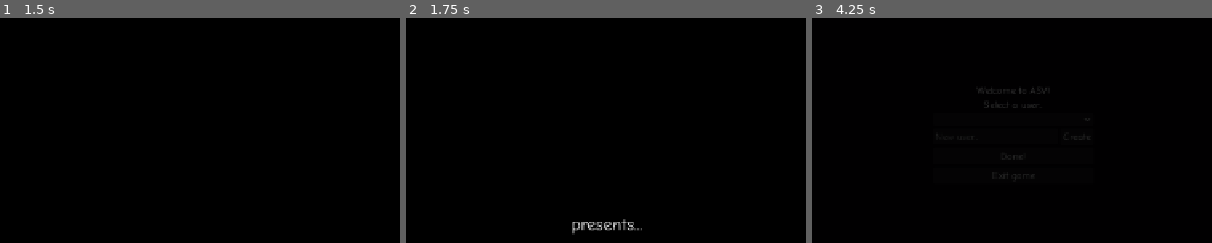
Above: before the commit, frames 1-3 (left to right).
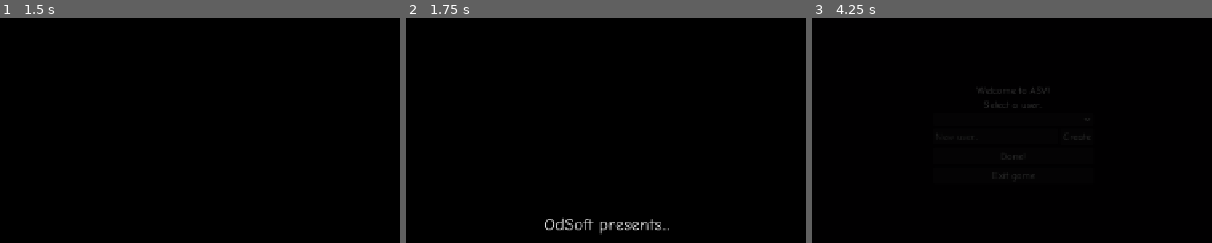
Above: after the commit, the same moments.

Repository: odsoft/AwesomeStickmanVenture
Game: Godot game, scene res://Scenes/lewding.tscn
Two runs of this game, one before a commit and one after it. Both use one fixed random seed, a clock stepped at 60 frames per second and the inputs below.
Inputs:
- Up to frame 1 (1.5 s): tap Enter (menu_accept) at 0.5, 1.25 s; hold D (game_right) 0.53-1.28 s; tap E (game_action) at 0.6 s; tap Space (game_jump) at 0.77, 1.07 s; tap F (game_alt_action) at 0.8, 1.35 s; hold S (game_down) from 1.28 s (still down)
- Up to frame 2 (1.75 s): keep holding S (game_down); tap Space (game_jump) at 1.52 s; tap Ctrl (game_crouch) at 1.55 s
- Up to frame 3 (4.25 s): tap Space (game_jump) at 1.82, 3.02, 3.32, 3.77, 3.8, 4.07 s; tap Enter (menu_accept) at 2, 2.75, 3.5 s; release S (game_down) at 2.03 s; hold D (game_right) 2.03-2.78 s; tap Ctrl (game_crouch) at 2.1 s; tap Backspace (game_lands) at 2.3, 2.85 s; hold W (game_up) 2.78-3.53 s; tap Shift (game_run) at 3.05, 3.6 s; hold A (game_left) from 3.53 s (still down); tap Escape (game_pause) at 4.15 s
The pictures show only the part of the screen within x 25-75%, y 24-74%; the shares and areas given below are measured in that part.

Frame 1 is identical in both runs. In frame 2, 0.9% of the frame differs, in the area x 34-66%, y 88-97%; in frame 3, nothing differs.

Commit message:
Update translations (+ add Osh-Chinese)

Diff:
--- a/Scripts/Globals.gd
+++ b/Scripts/Globals.gd
@@ -7,28 +7,9 @@
 
 
 # define languages for indexing purposes
-const LANGUAGES = ["System", "English", "Polski", "Deutsch"]
-const LANGS = ["sys", "en", "pl", "de"]
+const LANGUAGES = ["System", "English", "Polski", "Deutsch", "Osh zang jeng"]
+const LANGS = ["sys", "en", "pl", "de", "ozh"]
 const RESOLUTIONS = ["854x480", "1280x720", "1920x1080"]
-const KEYBIND_ACTIONS = [
-	"menu_left",
-	"menu_right",
-	"menu_up",
-	"menu_down",
-	"menu_accept",
-	"menu_back",
-	"game_pause",
-	"game_jump",
-	"game_action",
-	"game_alt_action",
-	"game_run",
-	"game_crouch",
-	"game_left",
-	"game_right",
-	"game_up",
-	"game_down",
-    "game_lands"
-]
 
 func _notification(what: int) -> void:
 	# Check if the notification is a window close/quit request
--- a/project.godot
+++ b/project.godot
@@ -145,7 +145,7 @@
 
 [internationalization]
 
-locale/translations=PackedStringArray("res://translations.en.translation", "res://translations.pl.translation", "res://translations.de.translation")
+locale/translations=PackedStringArray("res://translations.en.translation", "res://translations.pl.translation", "res://translations.de.translation", "res://translations.ozh.translation")
 
 [rendering]
 
--- a/translations.csv
+++ b/translations.csv
@@ -1,21 +1,20 @@
-key,en,pl,de
+key,en,pl,de,ozh
 # --- BUTTONS & SWITCHES ---,,,
 button_yes,"Yes","Tak","Ja"
-button_no,"No","Nie","Nein"
-button_yes_fancy,"Sure","Jasne","Sicher"
+button_no,"No","Nie","Nein","Żang"
 button_ok,"Okay","Okej","Okay"
 button_back,"Back","Wróć","Zurück"
 button_cancel,"Cancel","Anuluj","Abbrechen"
 button_done,"Done!","Gotowe!","Fertig!"
-switch_on,"ON","WŁ","EIN"
-switch_off,"OFF","WYŁ","AUS"
+switch_on,"ON","WŁ","EIN","ON"
+switch_off,"OFF","WYŁ","AUS","OFF"
 ask_sure,"Are you sure?","Czy na pewno?","Bist du sicher?"
 ask_erase,"This can't be undone.","Nie da się tego cofnąć.","Nicht rückgängig machbar."
 error_title,"Error","Błąd","Fehler"
 # --- SPLASH SCREEN ---,,,
-splash_presents,"presents...","przedstawia...","präsentiert..."
+splash_presents,"OdSoft presents...","OdSoft przedstawia...","OdSoft präsentiert..."
 # --- TITLE SCREEN ---,,,
-title_root_load,"Load game","Załaduj grę","Spiel laden"
+title_root_load,"Load game","Wczytaj grę","Spiel laden"
 title_root_new,"New game","Nowa gra","Neues Spiel"
 title_root_switch,"Switch user","Zmień użytkownika","Benutzer wechseln"
 title_root_set,"Settings","Ustawienia","Einstellungen"
@@ -24,16 +23,15 @@
 settings_general,"General","Ogólne","Allgemein"
 settings_video,"Video","Obraz","Bild"
 settings_audio,"Audio","Dźwięk","Audio"
-settings_input,"Input","Sterowanie"
-settings_access,"Accessibility","Ułatwienia dostępu"
-settings_credits,"Credits & Attributions","Twórcy i atrybucje"
+settings_input,"Input","Sterowanie","Steuerung"
+settings_access,"Accessibility","Ułatwienia dostępu","Barrierefreiheit"
+settings_credits,"Credits & Attributions","Twórcy i atrybucje","Mitwirkende & Namensnennung"
 settings_feedback,"Open GitHub","Otwórz GitHuba","GitHub öffnen"
 settings_contact,"Get in touch","Skontaktuj się","Kontakt aufnehmen"
 # --- GENERAL SETTINGS ---,,,
 set_general_opendir,"Open game directory","Otwórz katalog gry","Spielverzeichnis öffnen"
-set_general_lang,"Language","Język","Sprache"
-set_general_erase,"Erase settings","Wymaż ustawienia","Einstellungen löschen"
-set_general_eraseall,"Erase everything","Wymaż wszystko","Alles löschen"
+set_general_lang,"Language","Język","Sprache","Jeng"
+set_general_erase,"Erase settings","Skasuj ustawienia","Einstellungen löschen"
 # --- VIDEO SETTINGS ---,,,
 set_video_gpu,"Graphics card: %s","Karta graficzna: %s","Grafikkarte: %s"
 set_video_gpu_noid,"Couldn't identify","Nie rozpoznano","Nicht erkannt"
Not shown, changed: translations.csv.import
